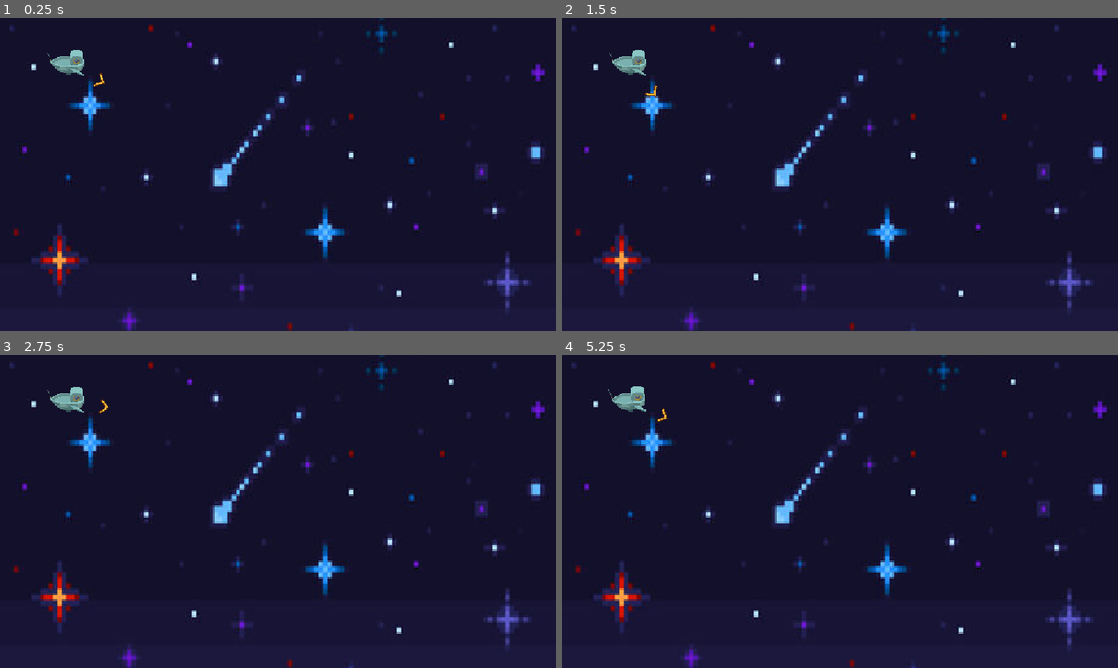
Above: before the commit, frames 1-4 (two rows, left to right).
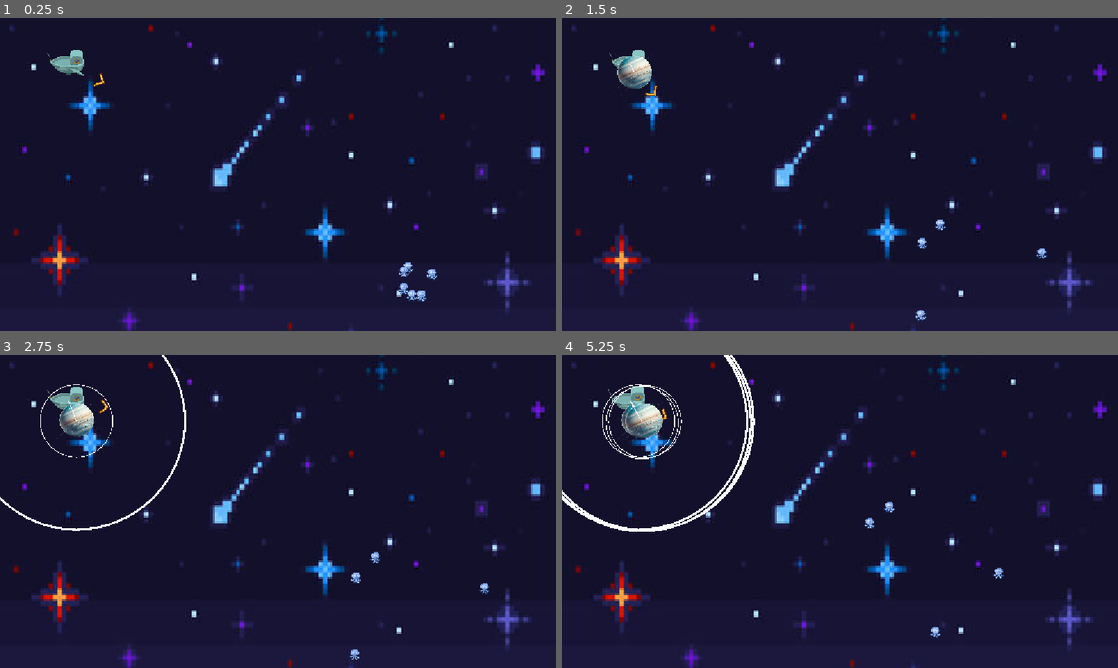
Above: after the commit, the same moments.

Repository: DudeNamedDarcy/CosmicJam2026
Game: Godot game, scene res://Scenes/game_scene.tscn
The game is run twice, just before and just after one commit, with the same random seed, the same clock (stepped at 60 frames per second) and the same inputs.
Inputs (mouse positions are in pixels of both pictures, inside the frame that each line leads up to):
- Up to frame 1 (0.25 s): no input
- Up to frame 2 (1.5 s): move the mouse to (962, 158) at 0.52 s; press the mouse at (962, 158) at 0.53 s; hold Right (ComboRight) 0.53-1.28 s; move the mouse to (728, 190) at 1.27 s; release the mouse at (728, 190) at 1.28 s; hold Down (ComboDown) from 1.28 s (still down); click (728, 190) at 1.35 s
- Up to frame 3 (2.75 s): move the mouse to (333, 442) at 2.02 s; release Down (ComboDown) at 2.03 s; press the mouse at (333, 442) at 2.03 s; hold Right (ComboRight) from 2.03 s (still down); tap G (dialogue_next) at 2.1 s
- Up to frame 4 (5.25 s): tap Enter at 2.75 s; move the mouse to (812, 574) at 2.77 s; release Right (ComboRight) at 2.78 s; release the mouse at (812, 574) at 2.78 s; hold Up (ComboUp) 2.78-3.53 s; click (812, 574) at 2.85 s; move the mouse to (1006, 558) at 3.52 s; press the mouse at (1006, 558) at 3.53 s; hold Left (ComboLeft) 3.53-5.03 s; move the mouse to (673, 464) at 4.27 s; release the mouse at (673, 464) at 4.28 s; tap G (dialogue_next) at 4.35 s; click (673, 464) at 4.55 s; move the mouse to (867, 511) at 5.02 s; press the mouse at (867, 511) at 5.03 s; hold Down (ComboDown) from 5.03 s (still down)

The runs differ from the first frame. In frame 1, 0.3% of the frame differs, in the area x 71-79%, y 78-91%; in frame 2, 0.7%; in frame 3, 1.2%; in frame 4, 2.2%, in the area x 0-80%, y 0-91%.

Commit message:
added adding fish to the vbox

Diff:
--- /dev/null
+++ b/Scenes/Fish/fish_combo_sprite.gd
@@ -0,0 +1,9 @@
+extends Control
+class_name FishComboSprite
+@export var sprite: Sprite2D
+var fishData:Fish
+
+
+func PopulateData(f: Fish) -> void:
+	fishData = f
+	sprite.texture = f.fishTexture
--- /dev/null
+++ b/Scenes/Fish/fish_combo_sprite.tscn
@@ -0,0 +1,24 @@
+[gd_scene format=3 uid="uid://fyy47o33owpb"]
+
+[ext_resource type="Script" uid="uid://dkgeimfifgoju" path="res://Scenes/Fish/fish_combo_sprite.gd" id="1_7m2ih"]
+[ext_resource type="Texture2D" uid="uid://ccs888axr0547" path="res://Assets/Final/moonjelly.png" id="2_lui15"]
+
+[node name="FishComboSprite" type="Control" unique_id=1442407300 node_paths=PackedStringArray("sprite")]
+custom_minimum_size = Vector2(64, 64)
+custom_maximum_size = Vector2(64, 64)
+layout_mode = 3
+anchors_preset = 15
+anchor_right = 1.0
+anchor_bottom = 1.0
+offset_right = -1088.0
+offset_bottom = -584.0
+grow_horizontal = 2
+grow_vertical = 2
+pivot_offset = Vector2(32, 32)
+script = ExtResource("1_7m2ih")
+sprite = NodePath("Sprite2D")
+
+[node name="Sprite2D" type="Sprite2D" parent="." unique_id=1493622768]
+scale = Vector2(4, 4)
+texture = ExtResource("2_lui15")
+centered = false
--- a/Scenes/Fish/moon_jelly.tscn
+++ b/Scenes/Fish/moon_jelly.tscn
@@ -1,7 +1,7 @@
 [gd_scene format=3 uid="uid://diga0gfwjyvcg"]
 
 [ext_resource type="Script" uid="uid://px7q08a74a0y" path="res://Scripts/fish.gd" id="1_unh6y"]
-[ext_resource type="Texture2D" uid="uid://chnjcnw68avqp" path="res://Assets/Placeholders/moon_jelly.png" id="2_c4d25"]
+[ext_resource type="Texture2D" uid="uid://ccs888axr0547" path="res://Assets/Final/moonjelly.png" id="2_4ml41"]
 
 [sub_resource type="RectangleShape2D" id="RectangleShape2D_gem73"]
 size = Vector2(15, 13)
@@ -14,11 +14,11 @@
 script = ExtResource("1_unh6y")
 typeName = "Moon Jelly"
 value = 10.0
+fishTexture = ExtResource("2_4ml41")
 IdleBurstTimer = NodePath("IdleBurstTimer")
 
 [node name="Sprite2D" type="Sprite2D" parent="." unique_id=2019505940]
-scale = Vector2(0.1, 0.1)
-texture = ExtResource("2_c4d25")
+texture = ExtResource("2_4ml41")
 
 [node name="Area2D" type="Area2D" parent="." unique_id=889486571]
 
--- a/Scenes/Fish/red_dwarf_herring.tscn
+++ b/Scenes/Fish/red_dwarf_herring.tscn
@@ -1,7 +1,7 @@
 [gd_scene format=3 uid="uid://d3oxvy0grl375"]
 
 [ext_resource type="Script" uid="uid://px7q08a74a0y" path="res://Scripts/fish.gd" id="1_f6omv"]
-[ext_resource type="Texture2D" uid="uid://dfnvaco2wtvgg" path="res://Assets/Placeholders/red_dwarf_herring.png" id="2_f6omv"]
+[ext_resource type="Texture2D" uid="uid://tcjoic168o8r" path="res://Assets/Final/reddwarfherring.png" id="2_vb3eg"]
 
 [sub_resource type="RectangleShape2D" id="RectangleShape2D_gem73"]
 size = Vector2(26, 25)
@@ -14,11 +14,12 @@
 script = ExtResource("1_f6omv")
 typeName = "Red Dwarf Herring"
 value = 15.0
+fishTexture = ExtResource("2_vb3eg")
 IdleBurstTimer = NodePath("IdleBurstTimer")
 
 [node name="Sprite2D" type="Sprite2D" parent="." unique_id=2019505940]
 scale = Vector2(0.15, 0.15)
-texture = ExtResource("2_f6omv")
+texture = ExtResource("2_vb3eg")
 
 [node name="Area2D" type="Area2D" parent="." unique_id=889486571]
 
--- a/Scenes/Fish/supermassive_squid.tscn
+++ b/Scenes/Fish/supermassive_squid.tscn
@@ -1,7 +1,7 @@
 [gd_scene format=3 uid="uid://b7m36bfujolqs"]
 
 [ext_resource type="Script" uid="uid://px7q08a74a0y" path="res://Scripts/fish.gd" id="1_gjcq6"]
-[ext_resource type="Texture2D" uid="uid://bwtb7v0ltpxhm" path="res://Assets/Placeholders/supermassive_squid.png" id="2_gjcq6"]
+[ext_resource type="Texture2D" uid="uid://bq4om8wo8jvpv" path="res://Assets/Final/supergiantgassquid.png" id="2_5uly7"]
 
 [sub_resource type="RectangleShape2D" id="RectangleShape2D_gem73"]
 size = Vector2(19, 20)
@@ -14,11 +14,12 @@
 script = ExtResource("1_gjcq6")
 typeName = "Supermassive Squid"
 value = 25.0
+fishTexture = ExtResource("2_5uly7")
 IdleBurstTimer = NodePath("IdleBurstTimer")
 
 [node name="Sprite2D" type="Sprite2D" parent="." unique_id=2019505940]
 scale = Vector2(0.02, 0.02)
-texture = ExtResource("2_gjcq6")
+texture = ExtResource("2_5uly7")
 
 [node name="Area2D" type="Area2D" parent="." unique_id=889486571]
 
--- a/Scenes/directional_arrow.gd
+++ b/Scenes/directional_arrow.gd
@@ -2,10 +2,9 @@
 class_name DirectionalArrow
 
 enum ArrowType { Up, Right, Down, Left }
-@onready var texture_rect: TextureRect = $TextureRect
+@onready var sprite: AnimatedSprite2D = $AnimatedSprite2D
 
 
-@export var arrows: Array[Texture] = []
 
 var arrowType: ArrowType
 
@@ -14,5 +13,10 @@
 # Called when the node enters the scene tree for the first time.
 func _ready() -> void:
 	arrowType = randi_range(0, 3)
-	texture_rect.texture = arrows[0]
-	texture_rect.rotation_degrees = arrowType*90
+	sprite.rotation_degrees = arrowType*90
+	sprite.animation = "Idle"
+
+func KillArrow() -> void:
+	sprite.animation = "Die"
+	await sprite.animation_finished
+	queue_free()
--- a/Scenes/directional_arrow.tscn
+++ b/Scenes/directional_arrow.tscn
@@ -1,35 +1,138 @@
 [gd_scene format=3 uid="uid://6iyexce2xnd8"]
 
-[ext_resource type="Texture2D" uid="uid://d368v0wdbfy83" path="res://Assets/Placeholders/arrow.png" id="1_57jjj"]
 [ext_resource type="Script" uid="uid://ce7klkj3k7t2e" path="res://Scenes/directional_arrow.gd" id="2_j8ccx"]
-[ext_resource type="Texture2D" uid="uid://c88q4fk7aqnoc" path="res://Assets/Placeholders/rightarrow.png" id="3_nhav6"]
-[ext_resource type="Texture2D" uid="uid://ofiwbm6m0v5h" path="res://Assets/Placeholders/downarrow.png" id="4_1c1jp"]
-[ext_resource type="Texture2D" uid="uid://briduyyojc78d" path="res://Assets/Placeholders/leftarrow.png" id="5_phuuy"]
+[ext_resource type="Texture2D" uid="uid://b4kbwh0if5jat" path="res://Assets/Final/arrowkeys.png" id="2_nj7tk"]
+[ext_resource type="Texture2D" uid="uid://d2k7hoj7otkrl" path="res://Assets/Final/arrowburst.png" id="2_pcw6i"]
+
+[sub_resource type="AtlasTexture" id="AtlasTexture_3rlt8"]
+atlas = ExtResource("2_pcw6i")
+region = Rect2(0, 0, 32, 32)
+
+[sub_resource type="AtlasTexture" id="AtlasTexture_qsy81"]
+atlas = ExtResource("2_pcw6i")
+region = Rect2(32, 0, 32, 32)
+
+[sub_resource type="AtlasTexture" id="AtlasTexture_4p054"]
+atlas = ExtResource("2_pcw6i")
+region = Rect2(64, 0, 32, 32)
+
+[sub_resource type="AtlasTexture" id="AtlasTexture_rfwkd"]
+atlas = ExtResource("2_pcw6i")
+region = Rect2(96, 0, 32, 32)
+
+[sub_resource type="AtlasTexture" id="AtlasTexture_hgvss"]
+atlas = ExtResource("2_pcw6i")
+region = Rect2(128, 0, 32, 32)
+
+[sub_resource type="AtlasTexture" id="AtlasTexture_pcw6i"]
+atlas = ExtResource("2_nj7tk")
+region = Rect2(0, 0, 32, 32)
+
+[sub_resource type="AtlasTexture" id="AtlasTexture_nhav6"]
+atlas = ExtResource("2_nj7tk")
+region = Rect2(32, 0, 32, 32)
+
+[sub_resource type="AtlasTexture" id="AtlasTexture_1c1jp"]
+atlas = ExtResource("2_nj7tk")
+region = Rect2(64, 0, 32, 32)
+
+[sub_resource type="AtlasTexture" id="AtlasTexture_phuuy"]
+atlas = ExtResource("2_nj7tk")
+region = Rect2(96, 0, 32, 32)
+
+[sub_resource type="AtlasTexture" id="AtlasTexture_tf3v4"]
+atlas = ExtResource("2_nj7tk")
+region = Rect2(128, 0, 32, 32)
+
+[sub_resource type="AtlasTexture" id="AtlasTexture_pfbha"]
+atlas = ExtResource("2_nj7tk")
+region = Rect2(160, 0, 32, 32)
+
+[sub_resource type="AtlasTexture" id="AtlasTexture_dognh"]
+atlas = ExtResource("2_nj7tk")
+region = Rect2(192, 0, 32, 32)
+
+[sub_resource type="AtlasTexture" id="AtlasTexture_r1n5m"]
+atlas = ExtResource("2_nj7tk")
+region = Rect2(224, 0, 32, 32)
+
+[sub_resource type="AtlasTexture" id="AtlasTexture_cfr1g"]
+atlas = ExtResource("2_nj7tk")
+region = Rect2(256, 0, 32, 32)
+
+[sub_resource type="SpriteFrames" id="SpriteFrames_g4v7s"]
+animations = [{
+"frames": [{
+"duration": 1.0,
+"texture": SubResource("AtlasTexture_3rlt8")
+}, {
+"duration": 1.0,
+"texture": SubResource("AtlasTexture_qsy81")
+}, {
+"duration": 1.0,
+"texture": SubResource("AtlasTexture_4p054")
+}, {
+"duration": 1.0,
+"texture": SubResource("AtlasTexture_rfwkd")
+}, {
+"duration": 1.0,
+"texture": SubResource("AtlasTexture_hgvss")
+}],
+"loop": 0,
+"name": &"Die",
+"speed": 20.0
+}, {
+"frames": [{
+"duration": 1.0,
+"texture": SubResource("AtlasTexture_pcw6i")
+}, {
+"duration": 1.0,
+"texture": SubResource("AtlasTexture_nhav6")
+}, {
+"duration": 1.0,
+"texture": SubResource("AtlasTexture_1c1jp")
+}, {
+"duration": 1.0,
+"texture": SubResource("AtlasTexture_phuuy")
+}, {
+"duration": 1.0,
+"texture": SubResource("AtlasTexture_tf3v4")
+}, {
+"duration": 1.0,
+"texture": SubResource("AtlasTexture_pfbha")
+}, {
+"duration": 1.0,
+"texture": SubResource("AtlasTexture_dognh")
+}, {
+"duration": 1.0,
+"texture": SubResource("AtlasTexture_r1n5m")
+}, {
+"duration": 1.0,
+"texture": SubResource("AtlasTexture_cfr1g")
+}],
+"loop": 1,
+"name": &"Idle",
+"speed": 15.0
+}]
 
 [node name="DirectionalArrow" type="Control" unique_id=1292948288]
-custom_minimum_size = Vector2(50, 50)
-custom_maximum_size = Vector2(50, 50)
+custom_minimum_size = Vector2(64, 64)
+custom_maximum_size = Vector2(64, 64)
 layout_mode = 3
 anchors_preset = 15
 anchor_right = 1.0
 anchor_bottom = 1.0
-offset_right = -1102.0
-offset_bottom = -598.0
+offset_right = -1088.0
+offset_bottom = -584.0
 grow_horizontal = 2
 grow_vertical = 2
-pivot_offset = Vector2(25, 25)
+pivot_offset = Vector2(32, 32)
 script = ExtResource("2_j8ccx")
-arrows = Array[Texture]([ExtResource("1_57jjj"), ExtResource("3_nhav6"), ExtResource("4_1c1jp"), ExtResource("5_phuuy")])
 
-[node name="TextureRect" type="TextureRect" parent="." unique_id=171108889]
-custom_minimum_size = Vector2(50, 50)
-custom_maximum_size = Vector2(50, 50)
-layout_mode = 1
-anchors_preset = 15
-anchor_right = 1.0
-anchor_bottom = 1.0
-grow_horizontal = 2
-grow_vertical = 2
-pivot_offset = Vector2(25, 25)
-texture = ExtResource("1_57jjj")
-expand_mode = 5
+[node name="AnimatedSprite2D" type="AnimatedSprite2D" parent="." unique_id=1755615410]
+position = Vector2(32, 32)
+scale = Vector2(2, 2)
+sprite_frames = SubResource("SpriteFrames_g4v7s")
+animation = &"Idle"
+autoplay = "Idle"
+frame_progress = 0.5337717
--- a/Scenes/game_scene.tscn
+++ b/Scenes/game_scene.tscn
@@ -2,6 +2,8 @@
 
 [ext_resource type="Texture2D" uid="uid://caiem5b8o2slt" path="res://Assets/Placeholders/360_F_546468872_b9emNBQeVDLbBqicXaFyoBUwutWcHmbl.jpg" id="1_b6fju"]
 [ext_resource type="PackedScene" uid="uid://cwjnrld5dv08f" path="res://Scenes/player_controller.tscn" id="1_x87qo"]
+[ext_resource type="Script" uid="uid://xiufvpalhvi1" path="res://Scripts/orbit_manager.gd" id="3_fiftr"]
+[ext_resource type="PackedScene" uid="uid://diga0gfwjyvcg" path="res://Scenes/Fish/moon_jelly.tscn" id="4_1ixah"]
 
 [sub_resource type="WorldBoundaryShape2D" id="WorldBoundaryShape2D_g4v7s"]
 normal = Vector2(0, 1)
@@ -35,7 +37,6 @@
 offset_top = -3.0
 offset_right = 25.0
 offset_bottom = 697.0
-theme_override_constants/separation = 4
 
 [node name="PlayerBounds" type="StaticBody2D" parent="." unique_id=955427512]
 
@@ -57,3 +58,31 @@
 
 [node name="Planet" type="Node2D" parent="." unique_id=797403716]
 position = Vector2(576, 93)
+
+[node name="OrbitManager" type="Node2D" parent="Planet" unique_id=1894180204]
+script = ExtResource("3_fiftr")
+metadata/_custom_type_script = "uid://xiufvpalhvi1"
+
+[node name="Moon Jelly" parent="." unique_id=1404079117 node_paths=PackedStringArray("orbitManager") instance=ExtResource("4_1ixah")]
+position = Vector2(576, 363)
+orbitManager = NodePath("../Planet/OrbitManager")
+
+[node name="Moon Jelly2" parent="." unique_id=138465252 node_paths=PackedStringArray("orbitManager") instance=ExtResource("4_1ixah")]
+position = Vector2(576, 363)
+orbitManager = NodePath("../Planet/OrbitManager")
+
+[node name="Moon Jelly3" parent="." unique_id=444781375 node_paths=PackedStringArray("orbitManager") instance=ExtResource("4_1ixah")]
+position = Vector2(576, 363)
+orbitManager = NodePath("../Planet/OrbitManager")
+
+[node name="Moon Jelly4" parent="." unique_id=1271048047 node_paths=PackedStringArray("orbitManager") instance=ExtResource("4_1ixah")]
+position = Vector2(576, 363)
+orbitManager = NodePath("../Planet/OrbitManager")
+
+[node name="Moon Jelly5" parent="." unique_id=1878490318 node_paths=PackedStringArray("orbitManager") instance=ExtResource("4_1ixah")]
+position = Vector2(576, 363)
+orbitManager = NodePath("../Planet/OrbitManager")
+
+[node name="Moon Jelly6" parent="." unique_id=1435106380 node_paths=PackedStringArray("orbitManager") instance=ExtResource("4_1ixah")]
+position = Vector2(576, 363)
+orbitManager = NodePath("../Planet/OrbitManager")
--- a/Scenes/player_controller.gd
+++ b/Scenes/player_controller.gd
@@ -2,6 +2,7 @@
 class_name PlayerController
 enum PlayerState { Idle, Moving, Casting, Fishing, Reeling }
 const DIRECTIONAL_ARROW = preload("res://Scenes/directional_arrow.tscn")
+const COMBO_FISH = preload("res://Scenes/Fish/fish_combo_sprite.tscn")
 
 @onready var cameraController = $FollowCamera
 
@@ -36,7 +37,7 @@
 func _process(delta: float) -> void:
 	if Input.is_action_pressed("CastReel"):
 		castPower += delta
-	print(PlayerState.find_key(playerState))
+	#print(PlayerState.find_key(playerState))
 	AimMouse()
 
 
@@ -131,7 +132,7 @@
 	if arrow.GetArrowType() == input_arrow:
 		cameraController.ApplyShake(2.0)
 		arrows.pop_front()
-		arrow.queue_free()
+		arrow.KillArrow()
 
 		if arrows.is_empty():
 			cameraController.ApplyShake(2.0)
@@ -159,7 +160,7 @@
 		# Cast the bobber in the aiming direction
 		bobber.cast(randomizedDirection, randomizedPower, castDeceleration, bobberLine)
 
-		#activeBobbers.append(bobber)
+		activeBobbers.append(bobber)
 		print(bobber.bobberType)
 
 func StartReelingMinigame() -> void:
@@ -175,14 +176,21 @@
 		var arrow_instance = DIRECTIONAL_ARROW.instantiate()
 		arrows.append(arrow_instance)
 		vboxContainer.add_child(arrow_instance)
+	for fish in fishList:
+		var fish_instance = COMBO_FISH.instantiate()
+		fish_instance.PopulateData(fish)
+		vboxContainer.add_child(fish_instance)
+	for child in planetParent.get_children():
+		child.queue_free()
+	activeBobbers.clear()
 
 func EndFishing() -> void:
-	print("endfishing")
 	playerState = PlayerState.Idle
-	for child in vboxContainer.get_children():
-		arrows.pop_front()
-		child.queue_free()
-	for child in planetParent.get_children():
-		activeBobbers.pop_front()
-		child.queue_free()
+
+	for arrow in arrows.duplicate():
+		if is_instance_valid(arrow):
+			arrow.KillArrow()
+
+	arrows.clear()
+
 	aimArrow.show()
--- a/Scripts/bobber.gd
+++ b/Scripts/bobber.gd
@@ -92,7 +92,9 @@
 		register_fish_in_orbit(fish)
 
 		if fish not in caughtFish:
+			print("appending fish")
 			caughtFish.append(fish)
+			print(caughtFish.size())
 
 		if not fish.inCatchRadius:
 			fish.inCatchRadius = true
--- a/Scripts/fish.gd
+++ b/Scripts/fish.gd
@@ -7,7 +7,7 @@
 @export var typeName: String = "default"
 @export var value: float = 0.0
 @export var orbitManager: OrbitManager
-
+@export var fishTexture: Texture2D
 
 @export_category("Idle Movement")
 @export var IdleBurstTimer: Timer
Binary file added: Assets/Final/arrowburst.png
Not shown, changed: Assets/Final/arrowburst.png.import
Binary file added: Assets/Final/arrowkeys.png
Not shown, changed: Assets/Final/arrowkeys.png.import
Binary file added: Assets/Final/moonjelly.png
Not shown, changed: Assets/Final/moonjelly.png.import
Binary file added: Assets/Final/reddwarfherring.png
Not shown, changed: Assets/Final/reddwarfherring.png.import
Binary file added: Assets/Final/supergiantgassquid.png
Not shown, changed: Assets/Final/supergiantgassquid.png.import
Binary file removed: Assets/Placeholders/arrow.png
Not shown, removed: Assets/Placeholders/arrow.png.import
(and 7 more such lines)
